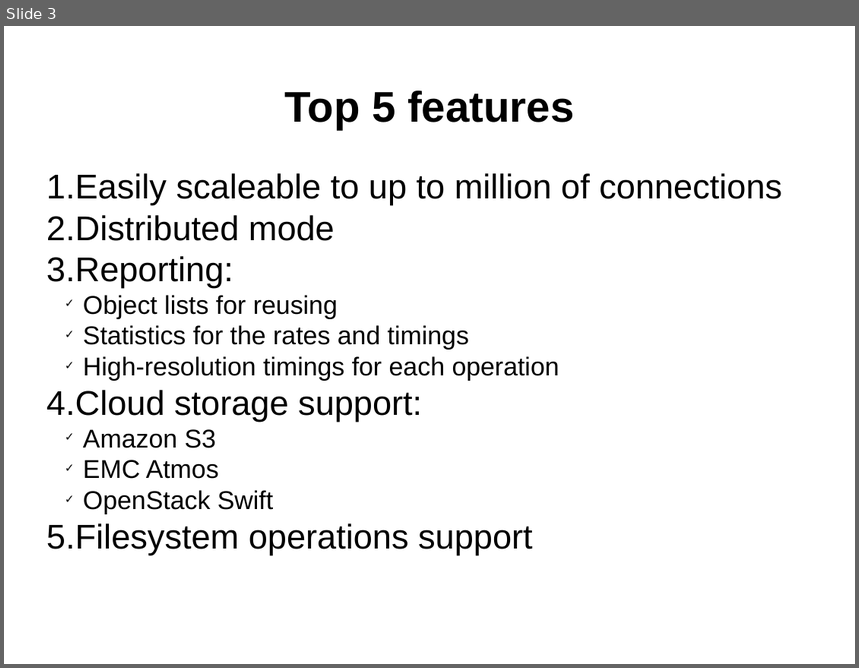
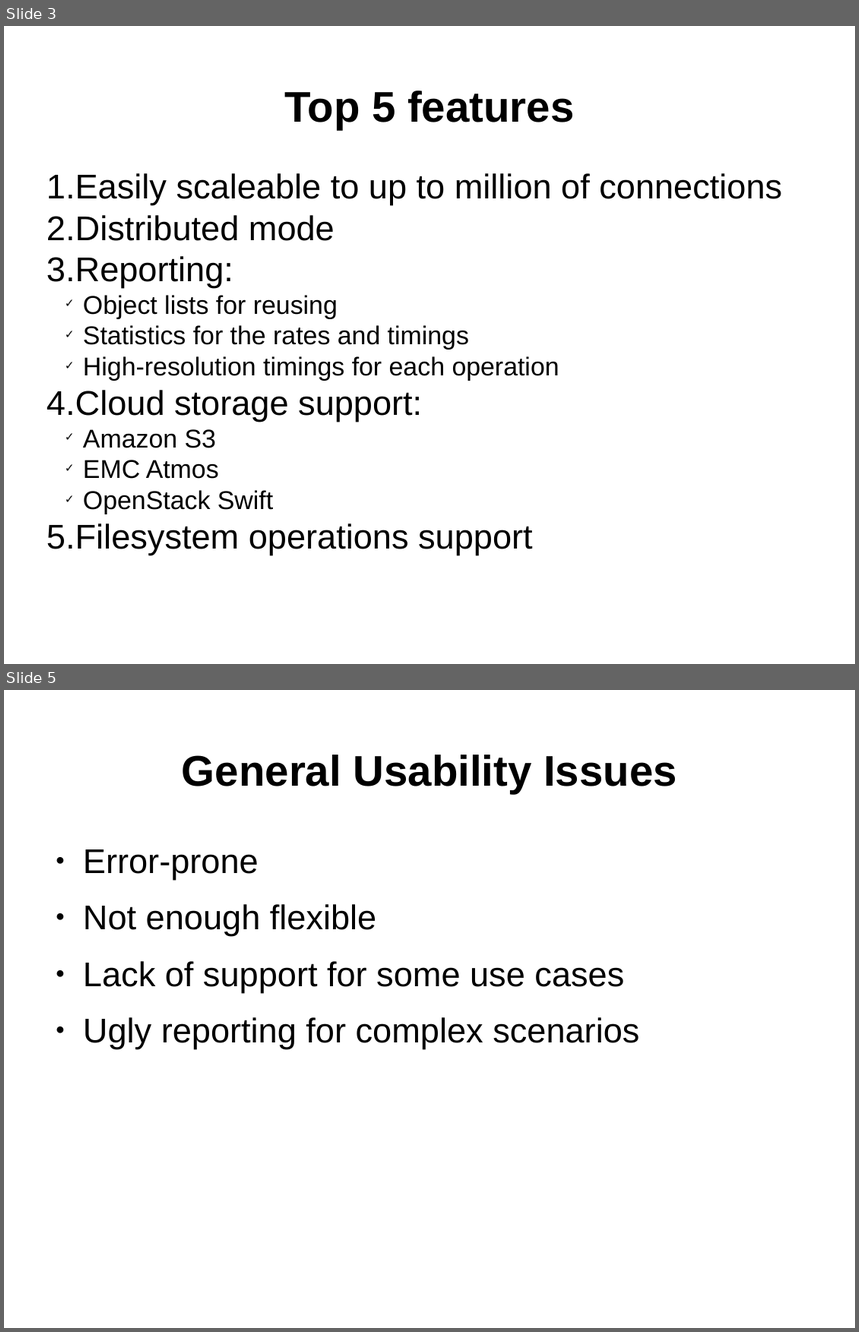
Before and after one commit to emc-mongoose/mongoose, a slide deck: doc/mongoosev2.odp. Shown one above the other, each under a label of ours: slide 3 before the commit, slides 3 and 5 after it; the slides between them are not shown. The pictures are 859x668 and 859x1332 pixels, drawn with LibreOffice and Linux fonts; fonts in the diff are those of the drawing. Boxes give left, top, right and bottom in pixels: in the first picture for what was removed or moved away, otherwise in the second. Text is boxed around its words. In the diff, an @@ line names an element or a change of style, - is before the commit and + after.

```diff
--- a/doc/mongoosev2.odp
+++ b/doc/mongoosev2.odp
@@ slide 5 added at (x1=4, y1=690, x2=855, y2=1328), background #FFFFFF @@
@@ title added at (x1=182, y1=755, x2=677, y2=793), 40 pt, text #000000, bold @@
+General Usability Issues
@@ text added at (x1=83, y1=850, x2=639, y2=1049), 32 pt, text #000000 @@
+● Error-prone
+● Not enough flexible
+● Lack of support for some use cases
+● Ugly reporting for complex scenarios
```
Also in this commit, not shown: 3 slides changed, 14 other slides added, 1 slide removed.
